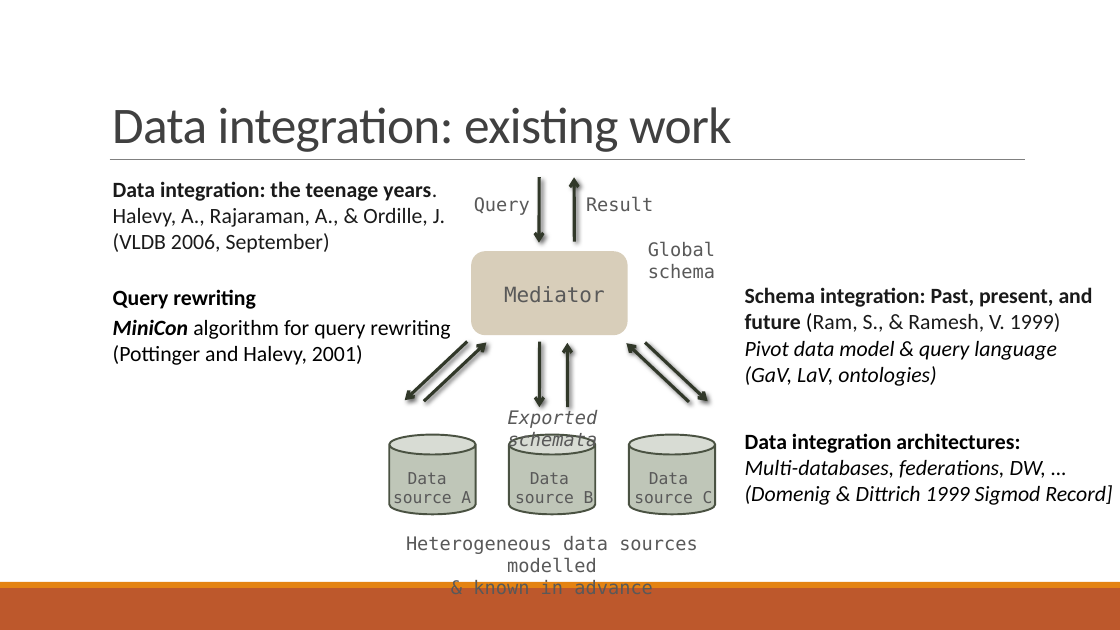
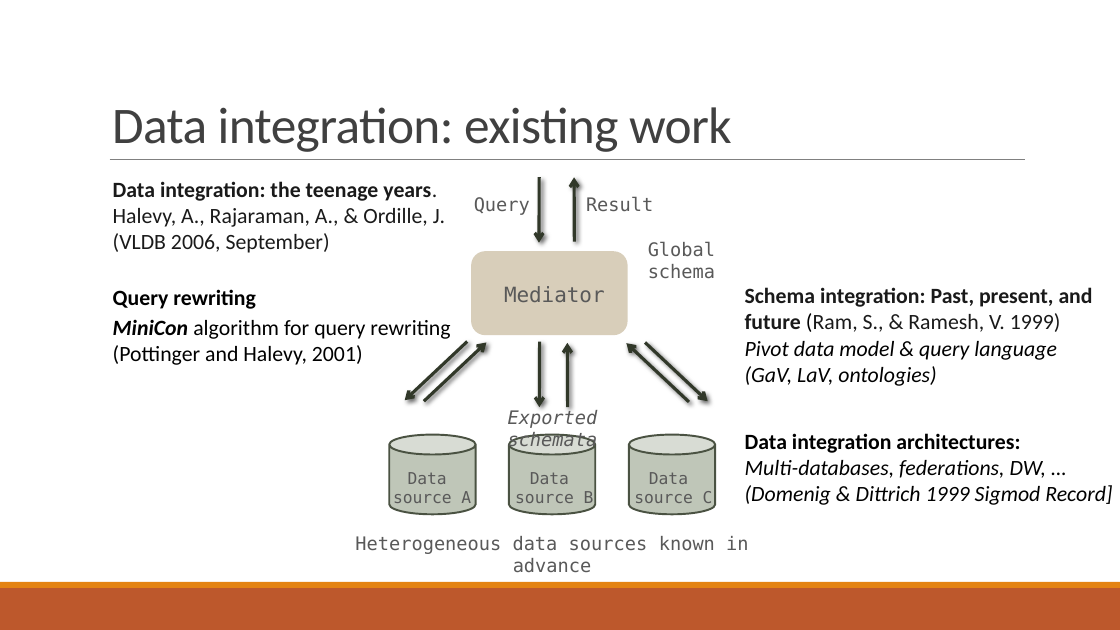
Before and after one commit to danielboni/DanielCarvalho-PhD, a slide deck: slide 3 of Presentations/ADBIS 2016/Presentation_ADBIS 2016.pptx. Drawn at 1120x630 pixels with LibreOffice and Linux fonts; fonts in the diff are those of the drawing. Boxes give left, top, right and bottom in pixels: in the first picture for what was removed or moved away, otherwise in the second. Text is boxed around its words. In the diff, an @@ line names an element or a change of style, - is before the commit and + after.

```diff
--- a/Presentations/ADBIS 2016/Presentation_ADBIS 2016.pptx
+++ b/Presentations/ADBIS 2016/Presentation_ADBIS 2016.pptx
@@ text at (355,536,748,572): text changed @@
-Heterogeneous data sources modelled
-& known in advance
+Heterogeneous data sources known in advance
```
Also in this commit, not shown: 2 other slides changed.
